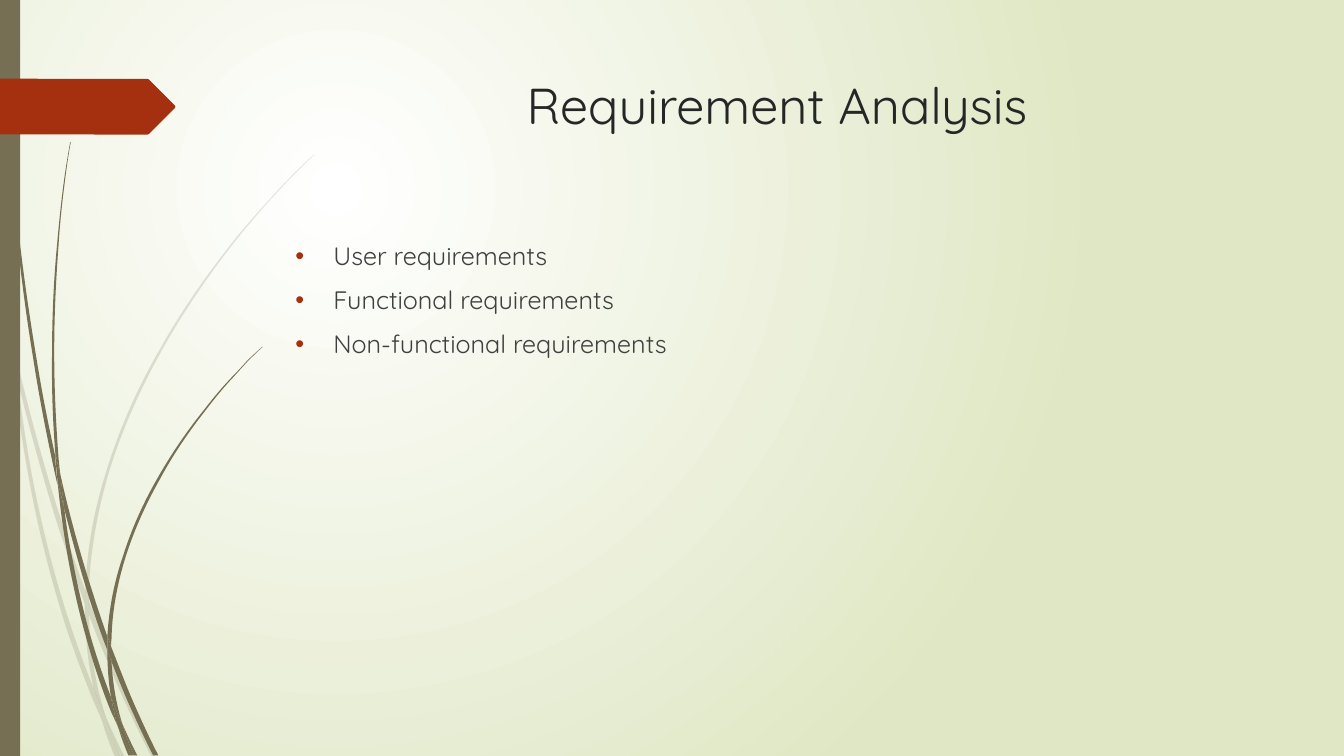
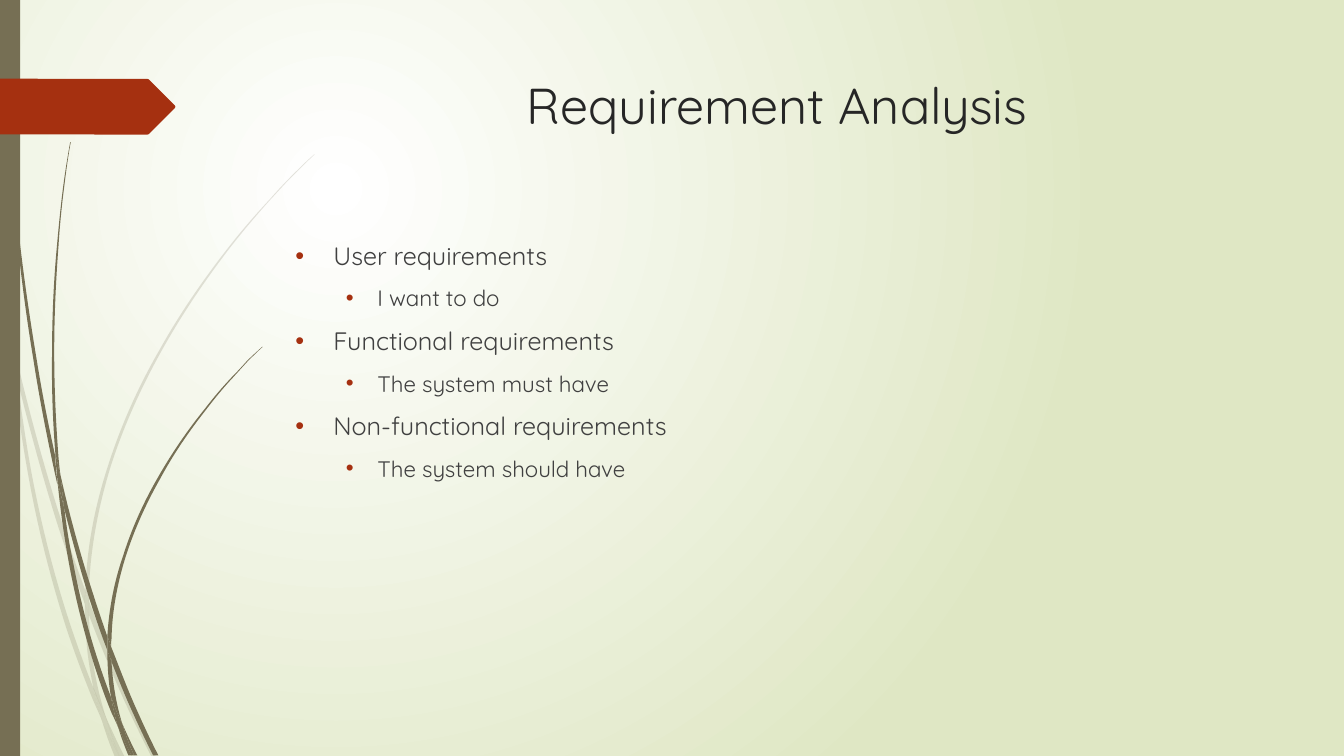
Before and after one commit to wangdezheng/RidingMechanic, a slide deck: slide 6 of Dezheng_Presentation.pptx (slide 5 before the commit). Drawn at 1344x756 pixels with LibreOffice and Linux fonts; fonts in the diff are those of the drawing. Boxes give left, top, right and bottom in pixels: in the first picture for what was removed or moved away, otherwise in the second. Text is boxed around its words. In the diff, an @@ line names an element or a change of style, - is before the commit and + after.

```diff
--- a/Dezheng_Presentation.pptx
+++ b/Dezheng_Presentation.pptx
@@ text at [377, 289, 500, 306]: paragraph added @@
+  • I want to do
@@ text at [377, 375, 609, 397]: paragraph added @@
+  • The system must have
@@ text at [377, 460, 625, 482]: paragraph added @@
+  • The system should have
```
Also in this commit, not shown: 2 other slides changed, 1 slide added, 1 other file.
